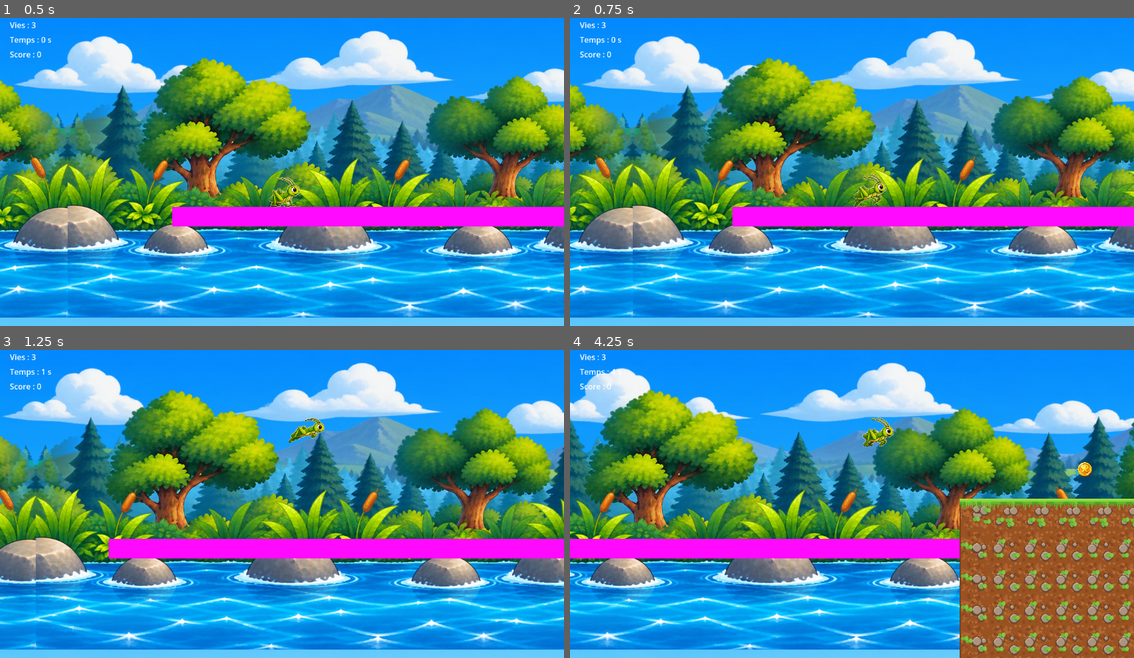
Above: before the commit, frames 1-4 (two rows, left to right).
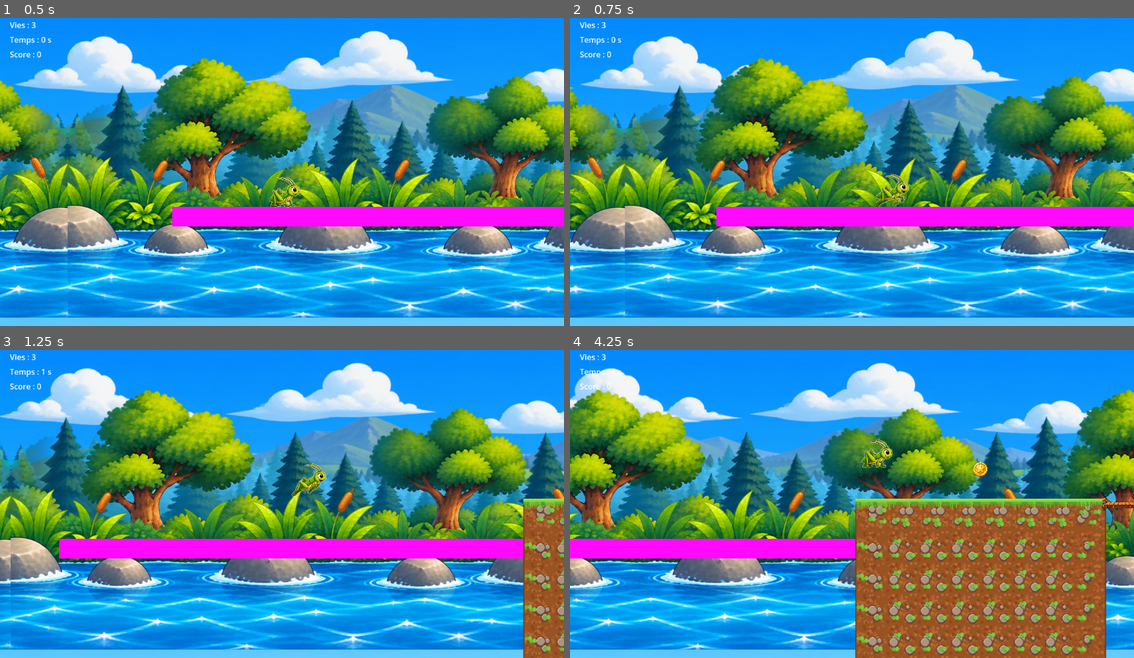
Above: after the commit, the same moments.

Repository: Audry-Noupoue/bug-rush
Game: Godot game, scene res://src/scenes/main.tscn
The game is run twice, just before and just after one commit, with the same random seed, the same clock (stepped at 60 frames per second) and the same inputs.
Inputs:
- Up to frame 1 (0.5 s): no input
- Up to frame 2 (0.75 s): hold D (move_right) from 0.53 s (still down); hold J (dash) from 0.53 s (still down)
- Up to frame 3 (1.25 s): keep holding D (move_right); keep holding J (dash); tap Space (jump) at 0.77, 0.8, 1.07 s
- Up to frame 4 (4.25 s): release J (dash) at 1.28 s; tap Space (jump) at 1.35, 1.52, 1.82, 2.3, 3.02, 3.32, 3.6, 3.77, 4.07 s; tap J (dash) at 1.55, 2.85 s; release D (move_right) at 2.03 s; hold A (move_left) 2.03-2.78 s; hold J (dash) 2.03-2.78 s; hold D (move_right) from 2.78 s (still down)

Frame 1 is identical in both runs. In frame 2, 33% of the frame differs, in the area x 0-100%, y 4-98%; in frame 3, 52%; in frame 4, 60%, in the area x 0-100%, y 4-100%.

Commit message:
State Machine : done

Diff:
--- a/scripts/criquet.gd
+++ b/scripts/criquet.gd
@@ -3,43 +3,91 @@
 
 const SPEED = 250.0
 const JUMP_VELOCITY = -600.0
+const DASH_SPEED = 650.0
+const DASH_DURATION = 0.25
+
+enum Etat {
+    IDLE,
+    RUN,
+    JUMP,
+    DASH
+}
+
+var etat_actuel = Etat.IDLE
+var temps_dash = 0.0
+var direction_dash = 1.0
 
 @onready var animated_sprite = $AnimatedSprite2D
 
 
 func _physics_process(delta):
+    var direction = Input.get_axis("move_left", "move_right")
+
     if not is_on_floor():
         velocity += get_gravity() * delta
 
-    if Input.is_action_just_pressed("jump") and is_on_floor():
-        velocity.y = JUMP_VELOCITY
+    if Input.is_action_just_pressed("dash") and etat_actuel != Etat.DASH:
+        direction_dash = -1.0 if animated_sprite.flip_h else 1.0
 
-    var direction = Input.get_axis("move_left", "move_right")
+        if direction != 0:
+            direction_dash = direction
 
-    if direction:
-        velocity.x = direction * SPEED
-    else:
-        velocity.x = 0
+        temps_dash = DASH_DURATION
+        changer_etat(Etat.DASH)
+
+    match etat_actuel:
+        Etat.DASH:
+            temps_dash -= delta
+            velocity.x = direction_dash * DASH_SPEED
+
+            if temps_dash <= 0:
+                if not is_on_floor():
+                    changer_etat(Etat.JUMP)
+                elif direction != 0:
+                    changer_etat(Etat.RUN)
+                else:
+                    changer_etat(Etat.IDLE)
+
+        _:
+            if Input.is_action_just_pressed("jump") and is_on_floor():
+                velocity.y = JUMP_VELOCITY
+
+            velocity.x = direction * SPEED
+
+            if direction > 0:
+                animated_sprite.flip_h = false
+            elif direction < 0:
+                animated_sprite.flip_h = true
 
     move_and_slide()
 
-    # Retourner le criquet
-    if direction > 0:
-        animated_sprite.flip_h = false
-    elif direction < 0:
-        animated_sprite.flip_h = true
+    if etat_actuel != Etat.DASH:
+        if not is_on_floor():
+            changer_etat(Etat.JUMP)
+        elif direction != 0:
+            changer_etat(Etat.RUN)
+        else:
+            changer_etat(Etat.IDLE)
 
-    # Choisir l'animation
-    if not is_on_floor():
-        jouer_animation("jump")
-    elif direction != 0:
-        jouer_animation("run")
-    else:
-        jouer_animation("idle")
 
-func _input(event):
-    if event.is_action_pressed("dash"):
-        print("DASH activé !")
+func changer_etat(nouvel_etat):
+    if etat_actuel == nouvel_etat:
+        return
+
+    etat_actuel = nouvel_etat
+
+    match etat_actuel:
+        Etat.IDLE:
+            jouer_animation("idle")
+
+        Etat.RUN:
+            jouer_animation("run")
+
+        Etat.JUMP:
+            jouer_animation("jump")
+
+        Etat.DASH:
+            jouer_animation("dash")
 
 
 func jouer_animation(nom: String):
--- a/scripts/generateur_terrain.gd
+++ b/scripts/generateur_terrain.gd
@@ -26,25 +26,20 @@
         var position_x = position_sol_x + largeur_sol / 2.0
         var position_y = hauteur_sol - randi_range(120, 200)
 
-        # Creer la plateforme
         var plateforme = plateforme_scene.instantiate()
         add_child(plateforme)
 
         plateforme.position = Vector2(position_x, position_y)
 
-        # Une chance sur deux de bouger
         plateforme.mobile = randi_range(0, 1) == 1
 
-        # Distance adaptee a la largeur du terrain
         plateforme.distance = maxf(
             0.0,
             largeur_sol / 2.0 - 120.0
         )
 
-        # Ajouter une medaille
         var medaille = medaille_scene.instantiate()
 
-        # La medaille devient enfant de la plateforme
         plateforme.add_child(medaille)
         medaille.position = Vector2(0, -50)
 
@@ -62,10 +57,8 @@
     for i in range(12):
         var largeur_sol = randi_range(5, 9) * 64
 
-        # Calculer la hauteur de la section actuelle
         var epaisseur_sol = bas_sol - hauteur_surface
 
-        # Creer le terrain
         var section = section_sol_scene.instantiate()
         add_child(section)
 
@@ -82,7 +75,6 @@
             "y": hauteur_surface
         })
 
-        # Ajouter parfois une medaille
         if randi_range(0, 1) == 1:
             var medaille = medaille_scene.instantiate()
 
@@ -97,7 +89,6 @@
                 _on_medaille_ramassee
             )
 
-        # Calculer la hauteur de la prochaine section
         var prochaine_hauteur = hauteur_surface
 
         if i < 11:
@@ -108,12 +99,10 @@
                 512.0
             )
 
-        # Choisir le type de passage
         var largeur_trou = 64.0
 
         if i < 11:
             if prochaine_hauteur == hauteur_surface:
-                # Pont aleatoire entre deux sections
                 if randi_range(0, 1) == 1:
                     var pont = pont_scene.instantiate()
                     add_child(pont)
@@ -125,7 +114,6 @@
 
                     pont.scale.x = (largeur_trou + 20.0) / 120.0
 
-        # Passer a la prochaine section
         position_x += largeur_sol + largeur_trou
         hauteur_surface = prochaine_hauteur
 
--- a/scripts/section_sol.gd
+++ b/scripts/section_sol.gd
@@ -13,7 +13,6 @@
 	var colonnes = maxi(3, ceili(largeur / TAILLE_TUILE))
 	var lignes = maxi(2, ceili(hauteur / TAILLE_TUILE))
 
-	# Construire le terrain tuile par tuile
 	for y in range(lignes):
 		for x in range(colonnes):
 			var colonne_atlas = 1
@@ -34,7 +33,6 @@
 				Vector2i(colonne_atlas, ligne_atlas)
 			)
 
-	# Adapter la collision au terrain
 	var largeur_reelle = colonnes * TAILLE_TUILE
 	var hauteur_reelle = lignes * TAILLE_TUILE
 
